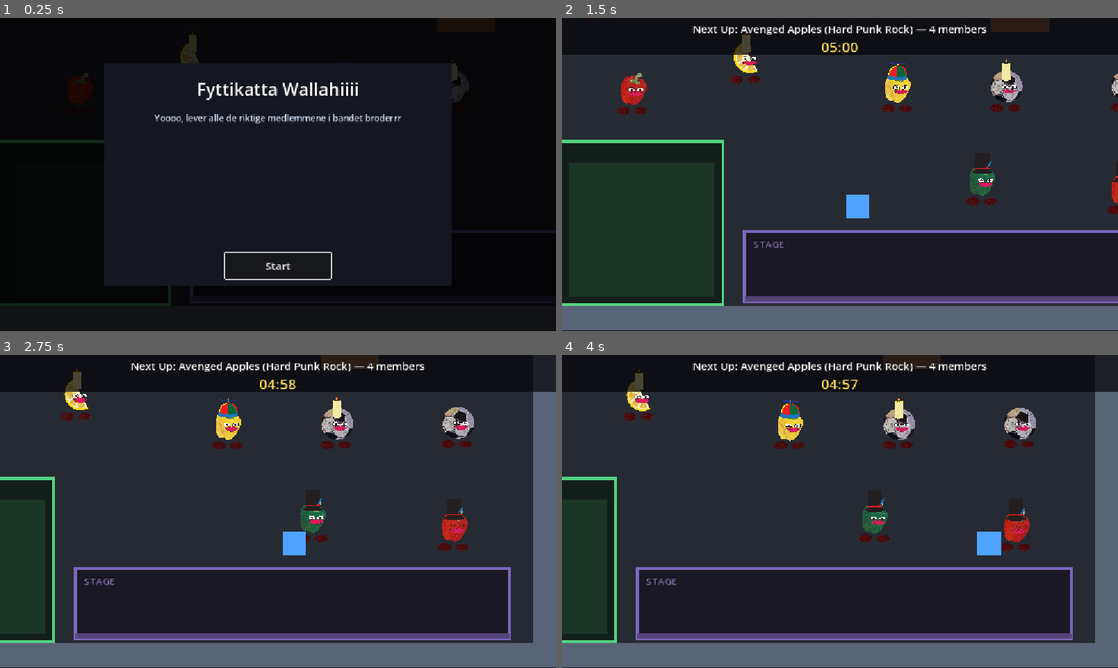
Above: before the commit, frames 1-4 (two rows, left to right).
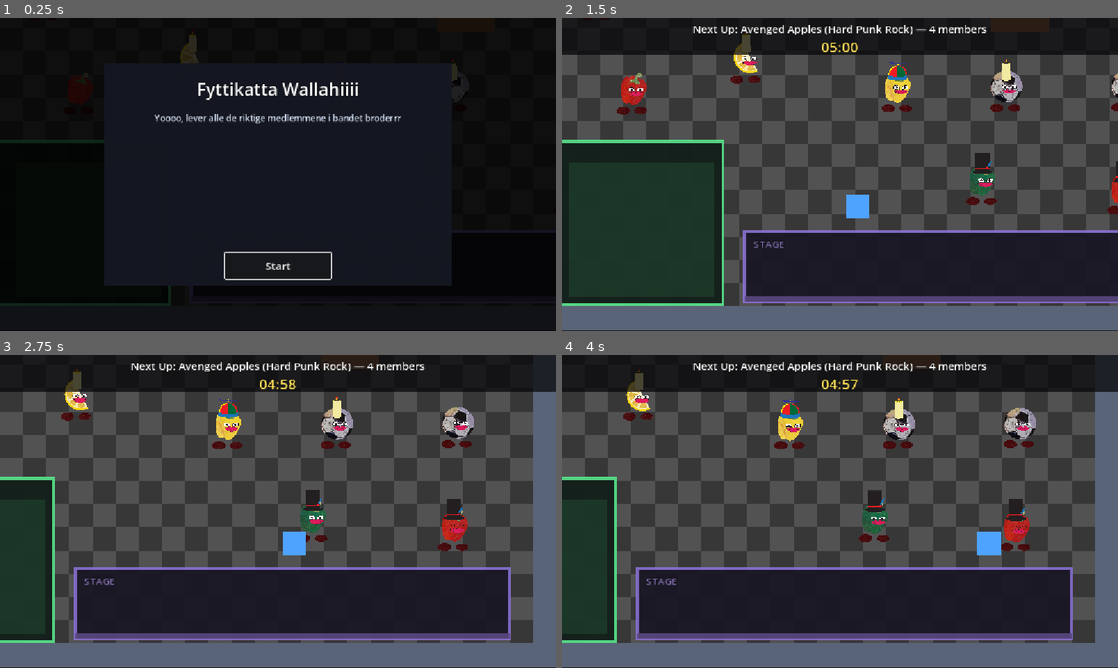
Above: after the commit, the same moments.

Repository: hexahigh/cool-game-project
Game: Godot game, scene res://scenes/main.tscn
Same seed, same stepped clock (60 frames per second), same inputs: the game is played once before the commit and once after it.
Inputs (mouse positions are in pixels of both pictures, inside the frame that each line leads up to):
- Up to frame 1 (0.25 s): no input
- Up to frame 2 (1.5 s): click "Start" at 0.5 s; tap Enter at 1.25 s; move the mouse to (962, 158) at 1.27 s; hold D (move_right) from 1.28 s (still down); click (962, 158) at 1.42 s
- Up to frame 3 (2.75 s): release D (move_right) at 2 s; drag from (166, 527) to (250, 574) at 2.02 s
- Up to frame 4 (4 s): move the mouse to (895, 442) at 2.77 s; hold D (move_right) 2.78-3.5 s; drag from (812, 574) to (673, 464) at 3.52 s

The runs differ from the first frame. In frame 2, 23% of the frame differs, in the area x 0-100%, y 11-92%; in frame 3, 25%, in the area x 0-96%, y 11-92%; in frame 4, 25%.

Commit message:
cool floor

Diff:
--- a/scenes/main.tscn
+++ b/scenes/main.tscn
@@ -7,6 +7,7 @@
 [ext_resource type="Script" uid="uid://c4gapq8qigyok" path="res://scripts/game_manager.gd" id="7_choun"]
 [ext_resource type="Script" uid="uid://d2vo7a04chmvv" path="res://scripts/audio_listener.gd" id="9_85g3d"]
 [ext_resource type="Script" uid="uid://ce3sg2o3j6tu4" path="res://scripts/stem_interaction.gd" id="10_choun"]
+[ext_resource type="Script" uid="uid://d05fhnv6sl6dq" path="res://scripts/floor.gd" id="11_floor"]
 
 [sub_resource type="RectangleShape2D" id="RectangleShape2D_o5qli"]
 size = Vector2(1088, 32)
@@ -47,7 +48,8 @@
 offset_right = 512.0
 offset_bottom = 288.0
 mouse_filter = 2
-color = Color(0.14901961, 0.16470589, 0.2, 1)
+color = Color(0, 0, 0, 0)
+script = ExtResource("11_floor")
 
 [node name="TopWall" type="StaticBody2D" parent="Room" unique_id=1538048902]
 position = Vector2(0, -304)
--- /dev/null
+++ b/scripts/floor.gd
@@ -0,0 +1,34 @@
+extends ColorRect
+
+## Paints a checkerboard across this rect instead of a flat colour.
+
+@export var light_color: Color = Color("#383737")
+@export var dark_color: Color = Color("#525253")
+@export var square_size: float = 32.0
+
+
+func _ready() -> void:
+	# The rect only defines the area; the checkerboard is drawn manually.
+	color = Color.TRANSPARENT
+	resized.connect(queue_redraw)
+	queue_redraw()
+
+
+func _draw() -> void:
+	if square_size <= 0.0 or size.x <= 0.0 or size.y <= 0.0:
+		return
+
+	var columns := ceili(size.x / square_size)
+	var rows := ceili(size.y / square_size)
+	for row in rows:
+		for column in columns:
+			var x := float(column) * square_size
+			var y := float(row) * square_size
+			var cell := Rect2(
+				x,
+				y,
+				minf(square_size, size.x - x),
+				minf(square_size, size.y - y)
+			)
+			var is_light := (column + row) % 2 == 0
+			draw_rect(cell, light_color if is_light else dark_color)
Not shown, added: scripts/floor.gd.uid
